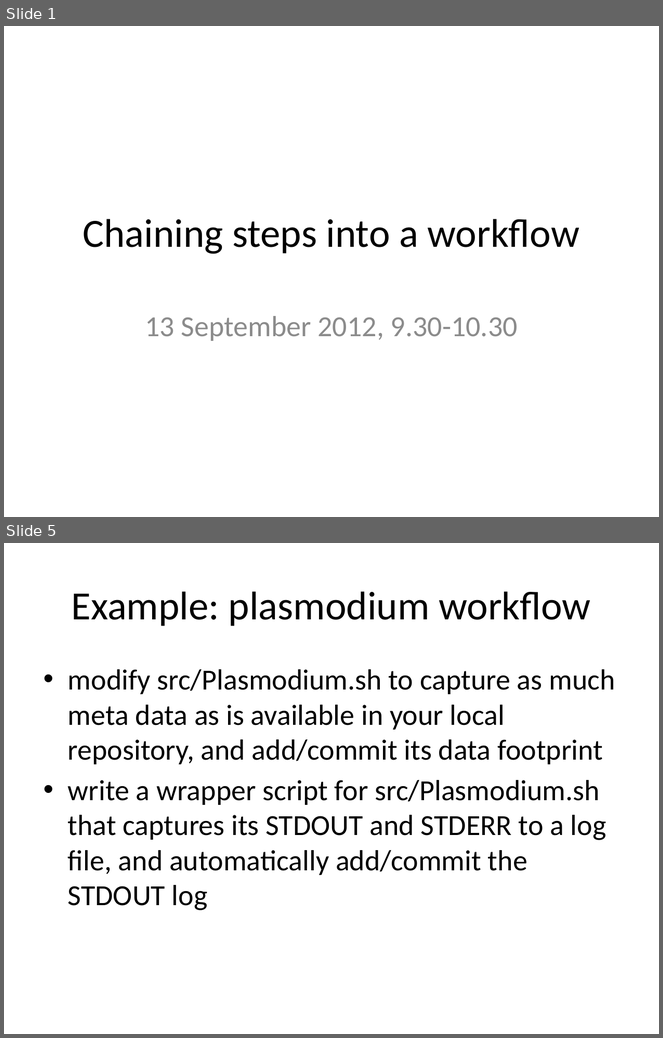
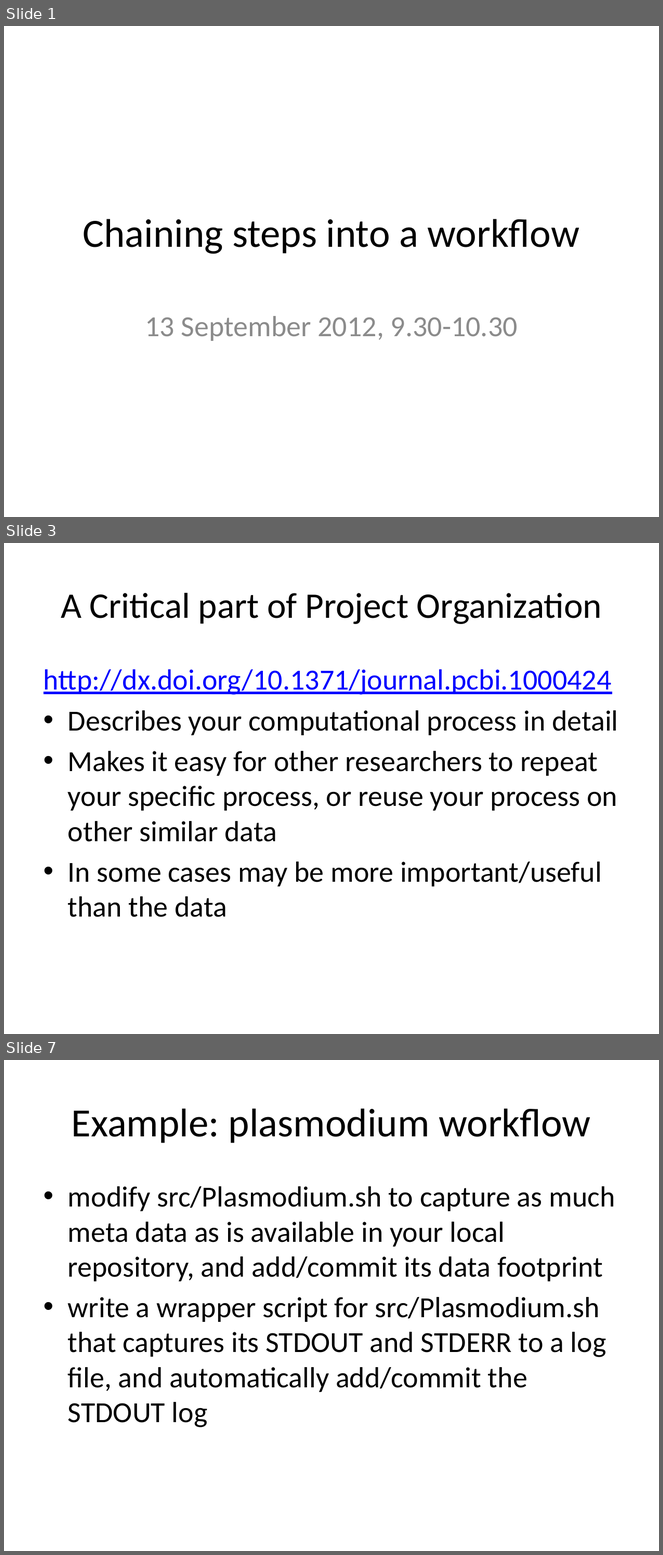
Before and after one commit to rvosa/ngs-workflows, a slide deck: doc/slides/day3/session1/Workflows.pptx. Shown one above the other, each under a label of ours: slides 1 and 5 before the commit, slides 1, 3 and 7 after it; the slides between them are not shown. The pictures are 663x1038 and 663x1555 pixels, drawn with LibreOffice and Linux fonts; fonts in the diff are those of the drawing. Boxes give left, top, right and bottom in pixels: in the first picture for what was removed or moved away, otherwise in the second. Text is boxed around its words. In the diff, an @@ line names an element or a change of style, - is before the commit and + after.

```diff
--- a/doc/slides/day3/session1/Workflows.pptx
+++ b/doc/slides/day3/session1/Workflows.pptx
@@ slide 3 added at [4,543,659,1034], background #FFFFFF @@
@@ title added at [61,593,602,624], 39.6 pt, text #000000 @@
+A Critical part of Project Organization
@@ text added at [44,669,619,917], 32 pt, text #000000 @@
+http://dx.doi.org/10.1371/journal.pcbi.1000424
+• Describes your computational process in detail
+• Makes it easy for other researchers to repeat your specific process, or reuse your process on other similar data
+• In some cases may be more important/useful than the data
@@ what was slide 5 is now slide 7 @@
```
Also in this commit, not shown: 3 slides changed, 1 other slide added, 6 other files.
